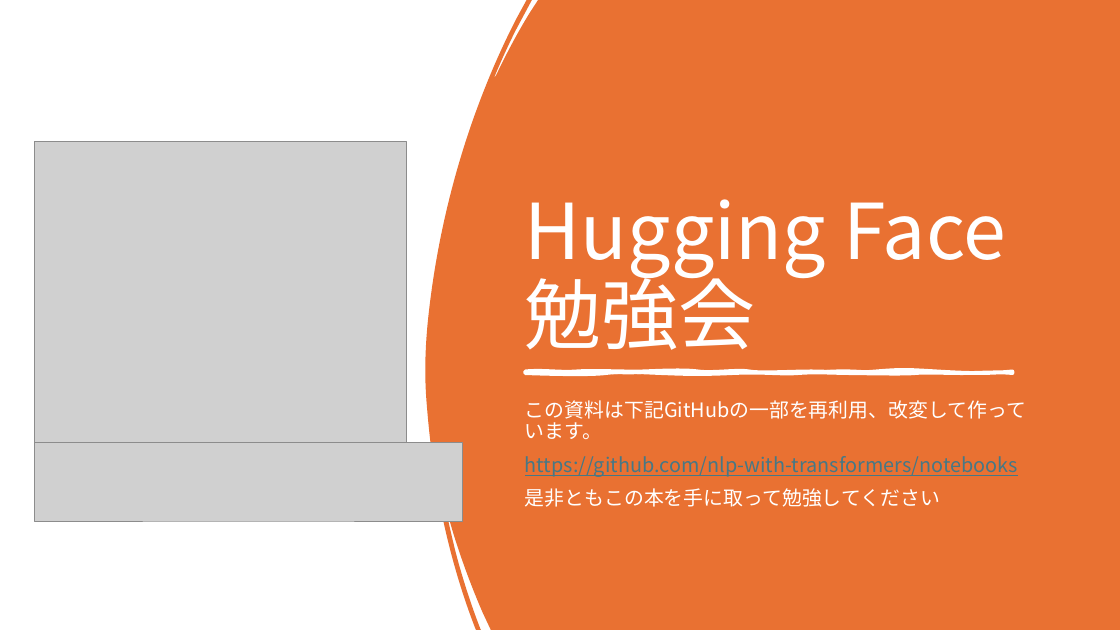
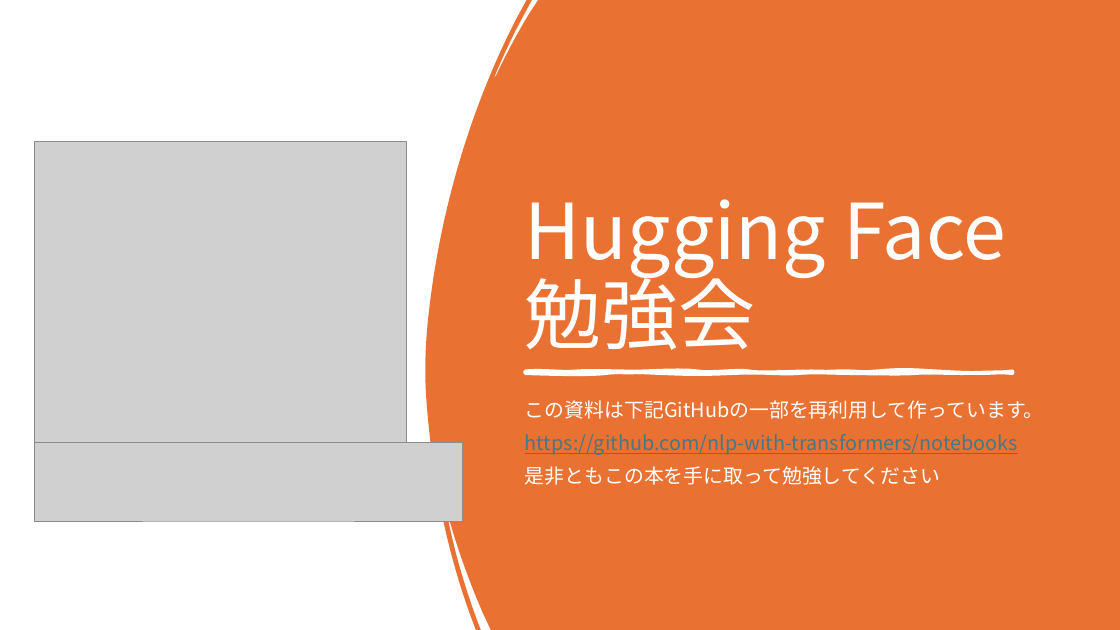
Before and after one commit to ikedachin/study_huggingface, a slide deck: slide 1 of huggingface 発表資料.pptx. Drawn at 1120x630 pixels with LibreOffice and Linux fonts; fonts in the diff are those of the drawing; grey boxes stand for pictures. Boxes give left, top, right and bottom in pixels: in the first picture for what was removed or moved away, otherwise in the second. Text is boxed around its words. In the diff, an @@ line names an element or a change of style, - is before the commit and + after.

Commit message:
発表資料完成（おしまい）

```diff
--- a/huggingface 発表資料.pptx
+++ b/huggingface 発表資料.pptx
@@ subtitle at (525,400,1044,419): text changed @@
-この資料は下記GitHubの一部を再利用、改変して作っています。
+この資料は下記GitHubの一部を再利用して作っています。
```
Also in this commit, not shown: 8 other slides changed, 1 slide added, 1 slide removed, 2 other files.
